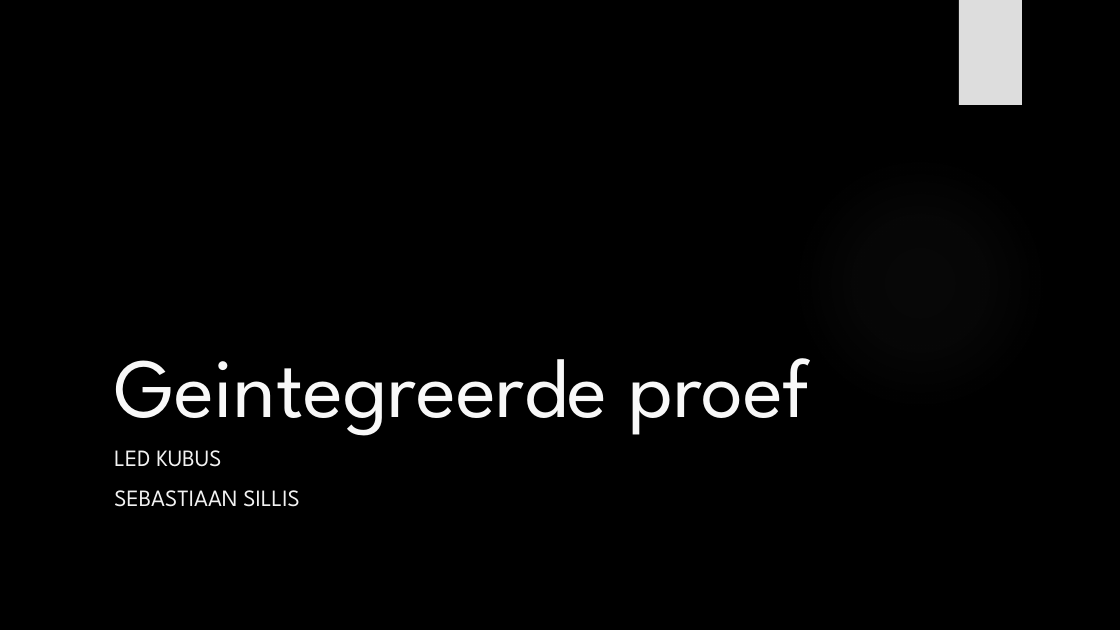
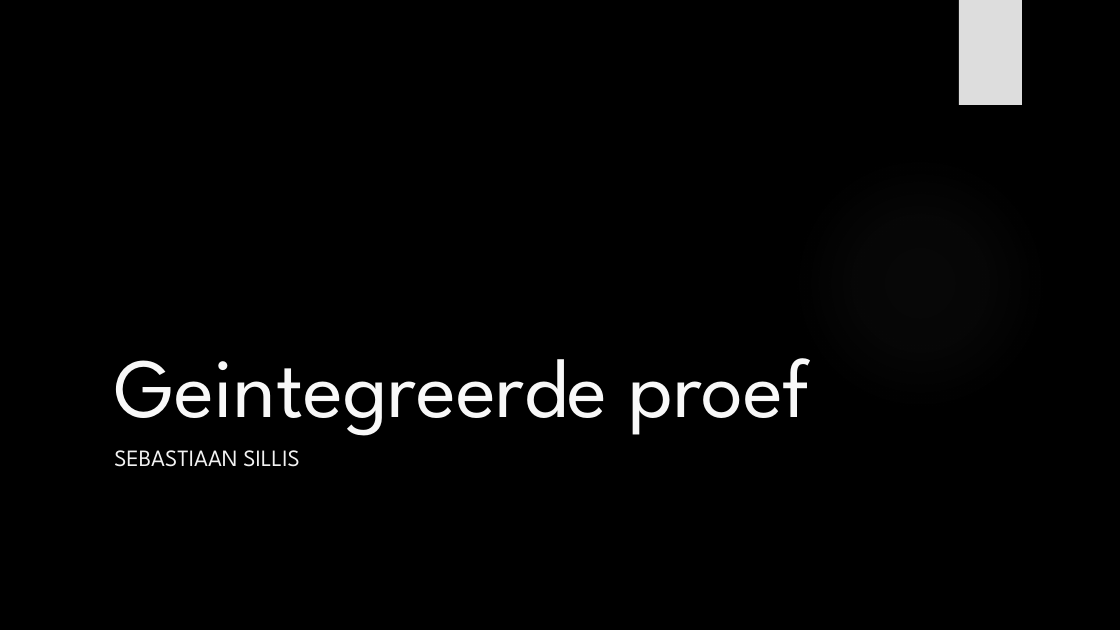
Before and after one commit to its-3ncrypt/Led_Cube_arduino, a slide deck: slide 1 of _Administratie/Presentatie GIP.pptx. Drawn at 1120x630 pixels with LibreOffice and Linux fonts; fonts in the diff are those of the drawing; background and template pictures are left out. Boxes give left, top, right and bottom in pixels: in the first picture for what was removed or moved away, otherwise in the second. Text is boxed around its words. In the diff, an @@ line names an element or a change of style, - is before the commit and + after.

```diff
--- a/_Administratie/Presentatie GIP.pptx
+++ b/_Administratie/Presentatie GIP.pptx
@@ subtitle at [114,450,221,467]: paragraph removed @@
-LED KUBUS
```
Also in this commit, not shown: 1 slide added, 2 other files.
